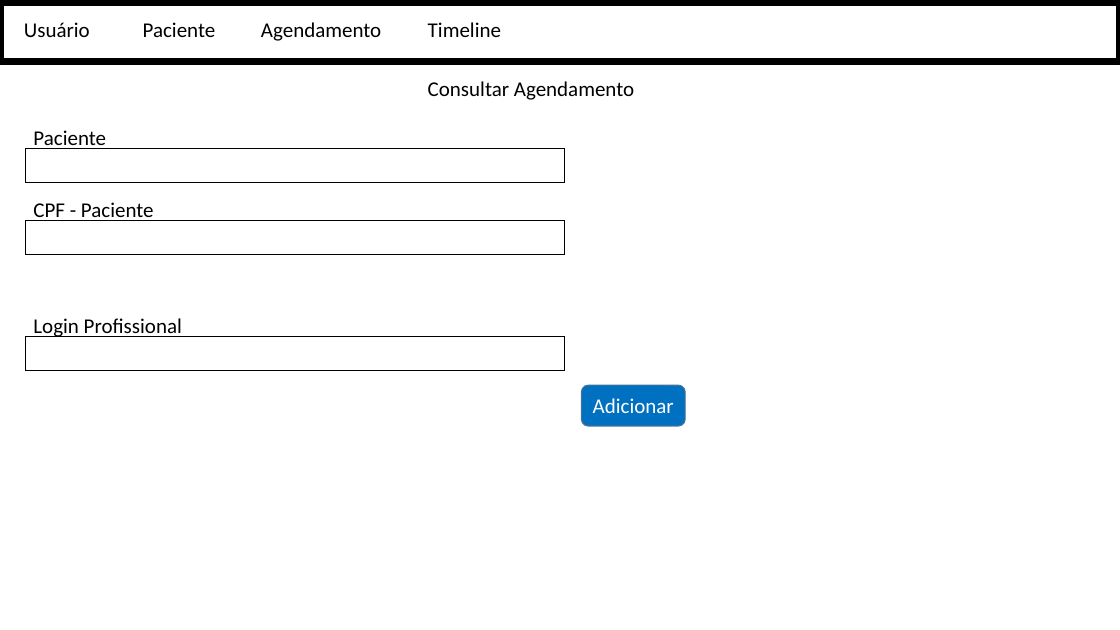
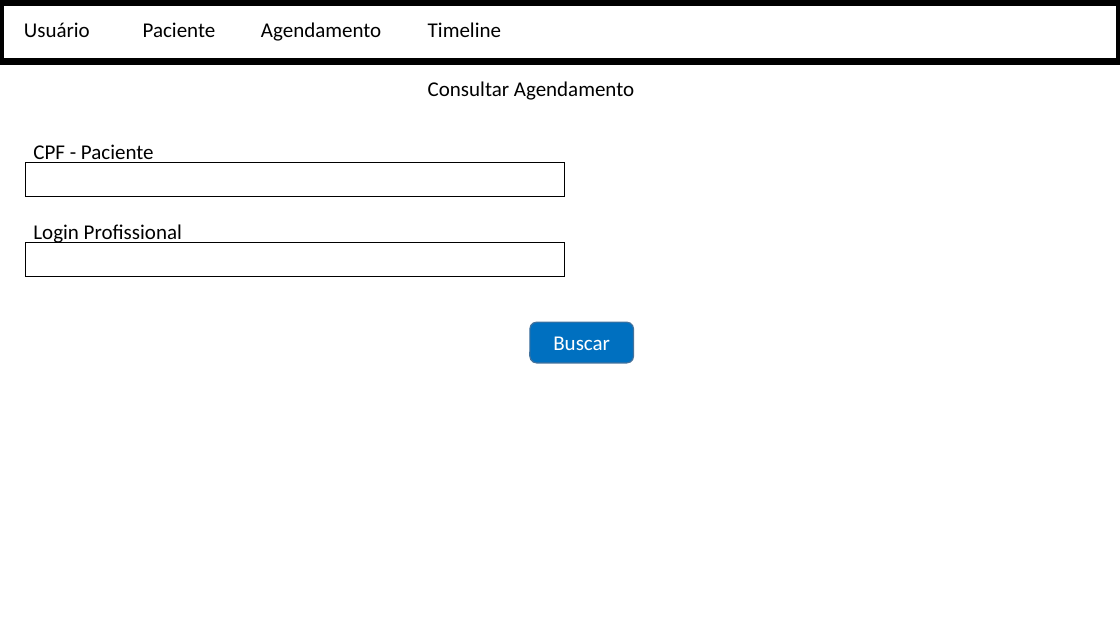
Before and after one commit to PedroHda/projetos1, a slide deck: slide 9 of telas.pptx (slide 7 before the commit). Drawn at 1120x630 pixels with LibreOffice and Linux fonts; fonts in the diff are those of the drawing. Boxes give left, top, right and bottom in pixels: in the first picture for what was removed or moved away, otherwise in the second. Text is boxed around its words. In the diff, an @@ line names an element or a change of style, - is before the commit and + after.

```diff
--- a/telas.pptx
+++ b/telas.pptx
@@ text "CPF - Paciente" moved from (x1=33, y1=202, x2=154, y2=221) to (x1=33, y1=144, x2=154, y2=163) @@
@@ text removed at (x1=33, y1=130, x2=106, y2=149) @@
-Paciente
@@ rectangle moved from (x1=25, y1=149, x2=565, y2=182) to (x1=25, y1=162, x2=565, y2=196) @@
@@ text "Login Profissional" moved from (x1=33, y1=318, x2=182, y2=337) to (x1=33, y1=224, x2=182, y2=243) @@
@@ rectangle moved from (x1=25, y1=221, x2=565, y2=255) to (x1=25, y1=242, x2=565, y2=276) @@
@@ rounded rectangle added at (x1=530, y1=323, x2=634, y2=364), fill #0070C0, outline #43739E 1 pt, 18 pt, text #FFFFFF @@
+Buscar
@@ rectangle removed at (x1=25, y1=337, x2=565, y2=371) @@
@@ rounded rectangle removed at (x1=581, y1=386, x2=685, y2=427) @@
-Adicionar
```
Also in this commit, not shown: 2 other slides changed, 9 slides added.
